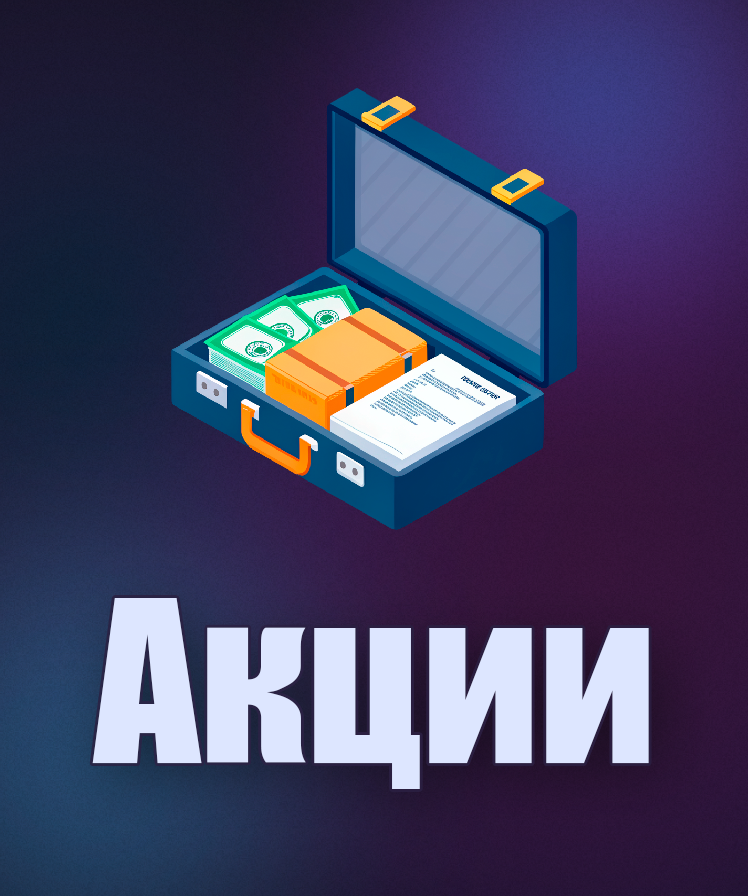
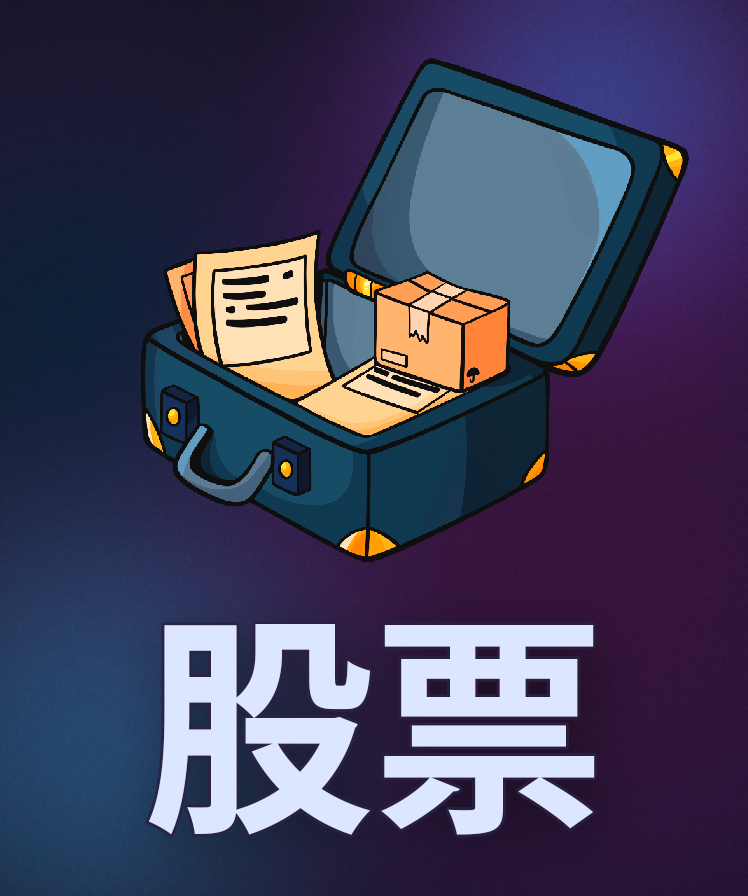
Revision of a layered 748×896 image; what changed, layer by layer:
added layer "client_icon_tr" above "Art" over [141,58,689,562]
hid "Акции", painted on it over [88,598,665,806]
removed layer "logo_1024x1024_tr" from group "Art" over [168,88,578,532]
added layer "股票" in group "Art" over [148,624,595,835]